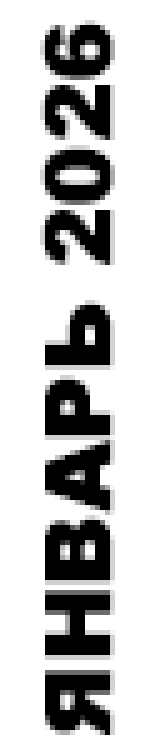
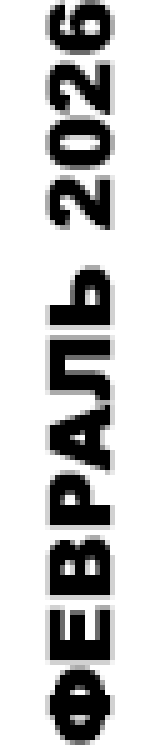
The second 150px x 750px image is a revision of the first. Changes to its layers:
renamed "ЯНВАРЬ 2026" to "ФЕВРАЛЬ 2026", painted on it over <box>40,0,115,745</box>
